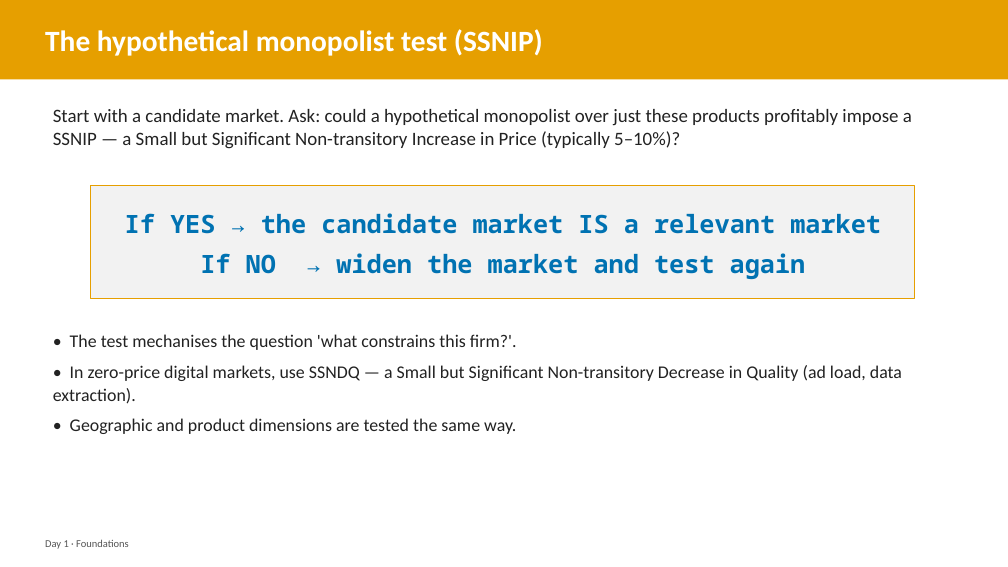
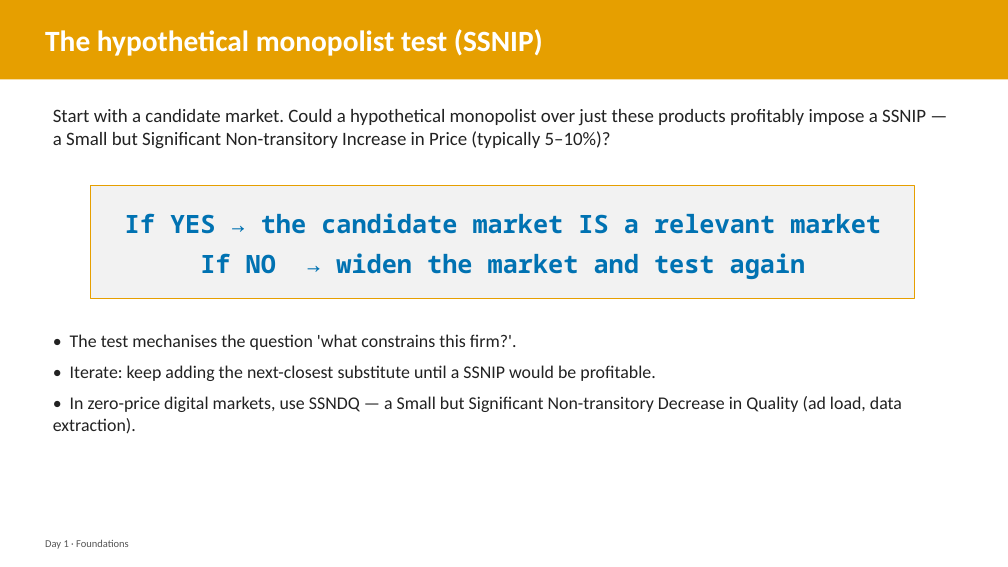
Before and after one commit to laurencehw/antitrust-methods, a slide deck: slide 28 of teaching/slides/day1_foundations.pptx (slide 14 before the commit). Drawn at 1008x567 pixels with LibreOffice and Linux fonts; fonts in the diff are those of the drawing. Boxes give left, top, right and bottom in pixels: in the first picture for what was removed or moved away, otherwise in the second. Text is boxed around its words. In the diff, an @@ line names an element or a change of style, - is before the commit and + after.

```diff
--- a/teaching/slides/day1_foundations.pptx
+++ b/teaching/slides/day1_foundations.pptx
@@ text at box(53, 109, 926, 149): text changed @@
-Start with a candidate market. Ask: could a hypothetical monopolist over just these products profitably impose a SSNIP — a Small but Significant Non-transitory Increase in Price (typically 5–10%)?
+Start with a candidate market. Could a hypothetical monopolist over just these products profitably impose a SSNIP — a Small but Significant Non-transitory Increase in Price (typically 5–10%)?
@@ text at box(70, 365, 655, 381): paragraph added @@
+• Iterate: keep adding the next-closest substitute until a SSNIP would be profitable.
@@ text at box(70, 418, 516, 434): paragraph removed @@
-• Geographic and product dimensions are tested the same way.
```
Also in this commit, not shown: 18 other slides changed, 28 slides added, 2 other files.
